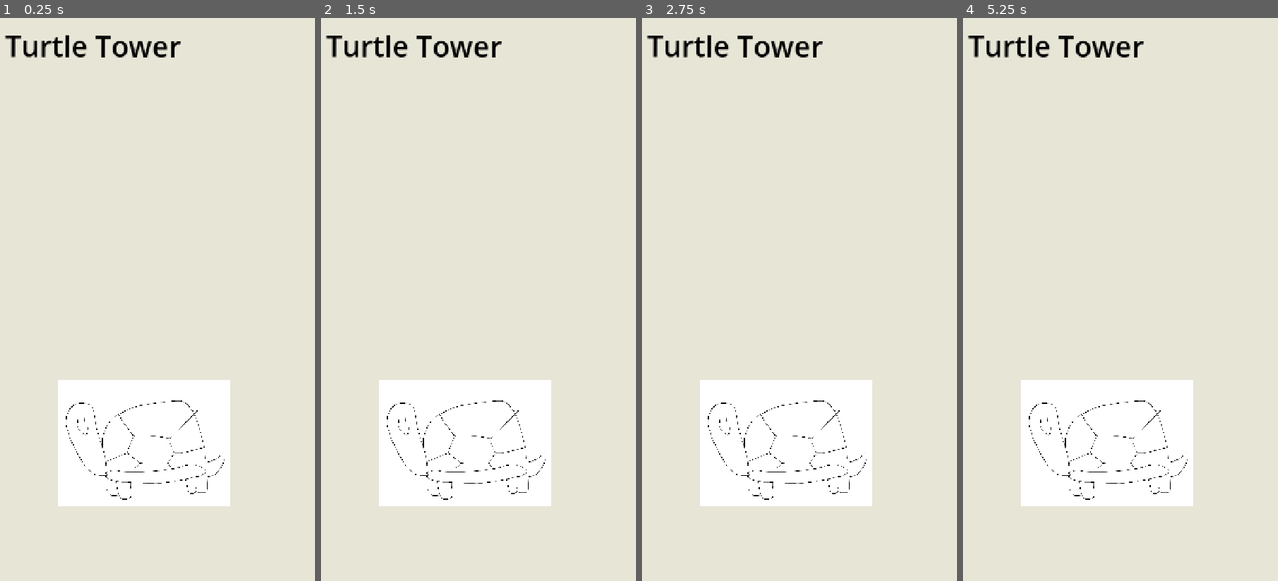
Above: before the commit, frames 1-4 (left to right).
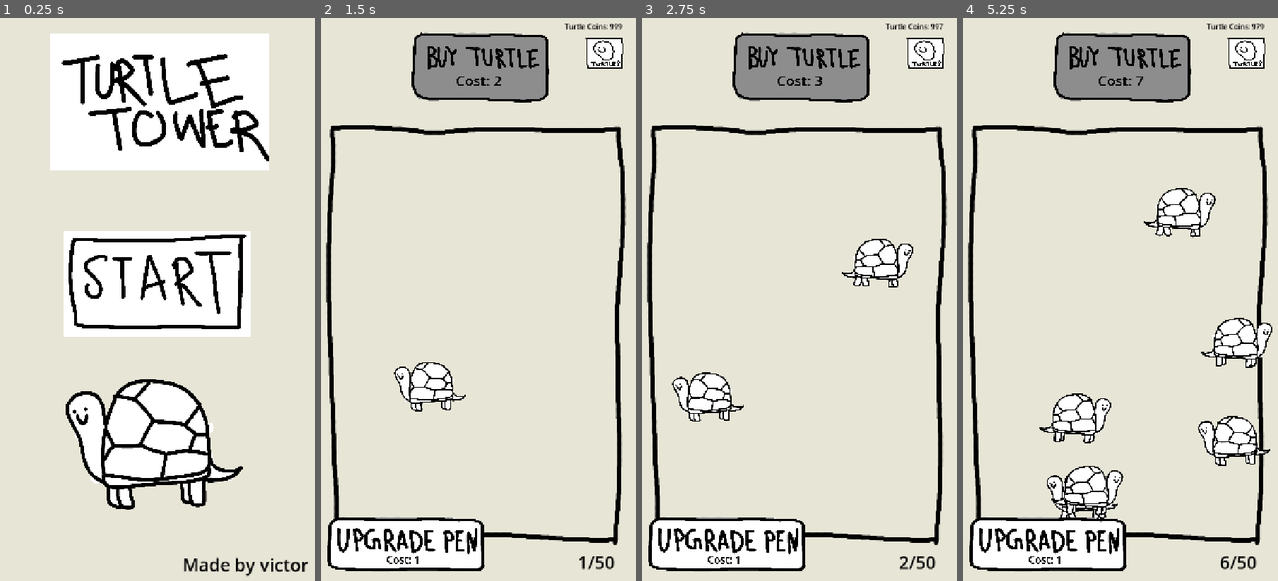
Above: after the commit, the same moments.

Repository: vsen2/turtleTower
Game: Godot game, scene res://StartPage.tscn
The game is run twice, just before and just after one commit, with the same random seed, the same clock (stepped at 60 frames per second) and the same inputs. Before the commit the project starts from res://node1.tscn.
Inputs (mouse positions are in pixels of both pictures, inside the frame that each line leads up to):
- Up to frame 1 (0.25 s): no input
- Up to frame 2 (1.5 s): click (478, 282) at 0.52 s; click (481, 68) at 1.25 s, where only the run after the commit has a clickable "Cost: 1"
- Up to frame 3 (2.75 s): click (802, 68) at 2 s, where only the run after the commit has a clickable "Cost: 2"
- Up to frame 4 (5.25 s): click (1123, 68) at 2.75 s, where only the run after the commit has a clickable "Cost: 3"; click (1123, 68) at 3.5 s, where only the run after the commit has a clickable "Cost: 4"; click (1123, 68) at 4.25 s, where only the run after the commit has a clickable "Cost: 5"; click (1123, 68) at 5 s, where only the run after the commit has a clickable "Cost: 6"

The runs differ from the first frame. In frame 1, 36% of the frame differs, in the area x 1-98%, y 2-100%; in frame 2, 27%; in frame 3, 28%; in frame 4, 29%.

Commit message:
fixed buying turtles

Diff:
--- a/StartPage.tscn
+++ b/StartPage.tscn
@@ -1,8 +1,8 @@
 [gd_scene format=3 uid="uid://cwa67l6y7xawp"]
 
 [ext_resource type="Texture2D" uid="uid://c485tyocvel8h" path="res://Background.webp" id="1_67p1w"]
-[ext_resource type="Texture2D" uid="uid://cmsaiw6ec5tgk" path="res://turtlePLACEHOLDER.png" id="3_k8oh1"]
 [ext_resource type="Texture2D" uid="uid://b76gr1it0crhc" path="res://StartButton.png" id="4_8v67e"]
+[ext_resource type="Texture2D" uid="uid://ci4t6q8l0p7ej" path="res://turtleNoBG.png" id="5_67p1w"]
 [ext_resource type="Texture2D" uid="uid://6vnp1dfo2ve8" path="res://Logo.png" id="5_bfwpr"]
 [ext_resource type="Script" uid="uid://b6su2vlbr73pb" path="res://button.gd" id="6_g252b"]
 
@@ -12,11 +12,6 @@
 position = Vector2(367.99997, 641.99994)
 scale = Vector2(1.5840001, 2.7079997)
 texture = ExtResource("1_67p1w")
-
-[node name="Timmy the turtle" type="Sprite2D" parent="." unique_id=1741682384]
-position = Vector2(359, 951)
-scale = Vector2(0.2068783, 0.2528685)
-texture = ExtResource("3_k8oh1")
 
 [node name="Label" type="Label" parent="." unique_id=1385392336]
 offset_left = 419.99997
@@ -43,4 +38,9 @@
 icon = ExtResource("4_8v67e")
 script = ExtResource("6_g252b")
 
+[node name="TurtleNoBg" type="Sprite2D" parent="." unique_id=1324075959]
+position = Vector2(352, 971)
+scale = Vector2(0.29134136, 0.31053698)
+texture = ExtResource("5_67p1w")
+
 [connection signal="pressed" from="Button" to="Button" method="_on_button_pressed"]
--- a/button.gd
+++ b/button.gd
@@ -1,4 +1,6 @@
 extends Button
 
 func _on_button_pressed() -> void:
-	get_tree().change_scene_to_file("res://main.tscn")
+	var error = get_tree().change_scene_to_file("res://main.tscn")
+	if error != OK:
+		print("Failed to load scene: ", error)
--- a/customerTurtle.gd
+++ b/customerTurtle.gd
@@ -33,9 +33,10 @@
 func spawn_coin_label(amount: int) -> void:
 	var label: Label = Label.new()
 	label.text = "+%d coins" % amount
+	GameManager.add_coins(amount)
 	label.global_position = global_position + Vector2(50, -75)
 	label.z_index = 30
-	label.add_theme_color_override("font_color", Color(1.0, 1.0, 1.0, 1.0)) # white
+	label.add_theme_color_override("font_color", Color(0.0, 0.0, 0.0, 1.0)) # color
 	label.add_theme_color_override("font_outline_color", Color.BLACK)
 	label.add_theme_constant_override("outline_size", 4)
 	label.add_theme_font_size_override("font_size", 25)
--- /dev/null
+++ b/gameManager.gd
@@ -0,0 +1,16 @@
+extends Node
+
+var turtle_coins: int = 1000
+
+signal coins_changed(new_amount: int)
+
+func add_coins(amount: int) -> void:
+	turtle_coins += amount
+	coins_changed.emit(turtle_coins)
+
+func spend_coins(amount: int) -> bool:
+	if turtle_coins >= amount:
+		turtle_coins -= amount
+		coins_changed.emit(turtle_coins)
+		return true
+	return false
--- a/main.tscn
+++ b/main.tscn
@@ -61,7 +61,7 @@
 texture = ExtResource("4_efxa6")
 
 [node name="Rocks2" type="Sprite2D" parent="THE MINE" unique_id=327818512]
-position = Vector2(360.00003, 3739.0002)
+position = Vector2(360, 3716.0002)
 scale = Vector2(0.37261903, 0.15412623)
 texture = ExtResource("4_efxa6")
 
@@ -96,7 +96,7 @@
 texture = ExtResource("7_vivmo")
 
 [node name="LineNoBg5" type="Sprite2D" parent="THE MINE" unique_id=1582417116]
-position = Vector2(369, 3846)
+position = Vector2(365, 3823)
 scale = Vector2(0.38928574, 0.26820475)
 texture = ExtResource("7_vivmo")
 
--- a/mainGame.gd
+++ b/mainGame.gd
@@ -19,13 +19,14 @@
 	$STORE/CashRegister4,
 ]
 
-var turtleCoins: int = 99999999
 var turtleCost: int = 1
 var turtleCount: int = 0
 var turtleMax: int = 50
 var penSpaceCost: int = 1
 var floorLevel: int = 0
 
+func _ready() -> void:
+	print("starting main game...")
 func _unhandled_input(event: InputEvent) -> void:
 	if not (event is InputEventMouseButton and event.is_pressed() and not turtleUI.visible):
 		return
@@ -55,41 +56,36 @@
 func _on_addTurtle_pressed() -> void:
 	if not turtle_scene:
 		return
-	if turtleCoins < turtleCost or turtleCount >= turtleMax:
-		return
+	if GameManager.spend_coins(turtleCost):
+		turtleCost += 1
+		turtleCount += 1
 
-	turtleCoins -= turtleCost
-	turtleCost += 1
-	turtleCount += 1
+		var bounds: Rect2 = get_pen_bounds()
+		var new_turtle: Node2D = turtle_scene.instantiate()
 
-	var bounds: Rect2 = get_pen_bounds()
-	var new_turtle: Node2D = turtle_scene.instantiate()
+		# Spawn inside the pen with a safety margin from the fence.
+		var pad: float = 24.0
+		var min_x: float = bounds.position.x + pad
+		var max_x: float = max(min_x, bounds.end.x - pad)
+		var min_y: float = bounds.position.y + pad
+		var max_y: float = max(min_y, bounds.end.y - pad)
 
-	# Spawn inside the pen with a safety margin from the fence.
-	var pad: float = 24.0
-	var min_x: float = bounds.position.x + pad
-	var max_x: float = max(min_x, bounds.end.x - pad)
-	var min_y: float = bounds.position.y + pad
-	var max_y: float = max(min_y, bounds.end.y - pad)
+		new_turtle.global_position = Vector2(
+			randf_range(min_x, max_x),
+			randf_range(min_y, max_y)
+		)
+		new_turtle.bounds = bounds
 
-	new_turtle.global_position = Vector2(
-		randf_range(min_x, max_x),
-		randf_range(min_y, max_y)
-	)
-	new_turtle.bounds = bounds
-
-	add_child(new_turtle)
-	add_turtle_icon_to_grid(new_turtle)
+		add_child(new_turtle)
+		add_turtle_icon_to_grid(new_turtle)
 
 func _on_addPenSpace_pressed() -> void:
-	if turtleCoins < penSpaceCost:
-		return
-	turtleCoins -= penSpaceCost
-	penSpaceCost += 1
-	turtleMax += 1
+	if GameManager.spend_coins(penSpaceCost):
+		penSpaceCost += 1
+		turtleMax += 1
 
 func _process(_delta: float) -> void:
-	turtleCoinsLabel.text = "Turtle Coins: %d" % turtleCoins
+	turtleCoinsLabel.text = "Turtle Coins: %d" % GameManager.turtle_coins
 	turtleCostLabel.text = "Cost: %d" % turtleCost
 	turtleCountLabel.text = "%d/%d" % [turtleCount, turtleMax]
 	penSpaceLabel.text = "Cost: %d" % penSpaceCost
--- a/project.godot
+++ b/project.godot
@@ -11,9 +11,13 @@
 [application]
 
 config/name="turtle-tower"
-run/main_scene="uid://dy7l4mxt6fckw"
+run/main_scene="uid://cwa67l6y7xawp"
 config/features=PackedStringArray("4.7", "Mobile")
 config/icon="res://icon.svg"
+
+[autoload]
+
+GameManager="*res://gameManager.gd"
 
 [display]
 
--- a/turtleCode.gd
+++ b/turtleCode.gd
@@ -88,7 +88,7 @@
 func send_to_station(target_pos: Vector2, register_number: int = 1, register_node: Node2D = null) -> void:
 	if is_instance_valid(assigned_station):
 		assigned_station.hasWorker = false
-
+	sprite.flip_h = false
 	current_job = "Register %d" % register_number
 	assigned_station = register_node
 	is_assigned_to_store = true
Not shown, added: export_presets.cfg
Not shown, added: gameManager.gd.uid
